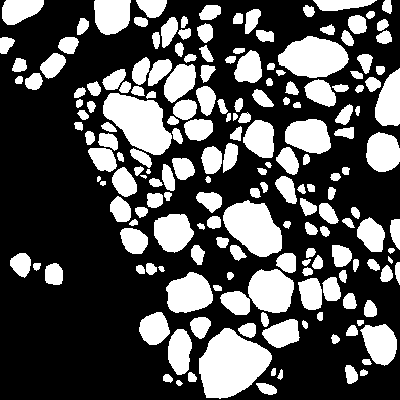
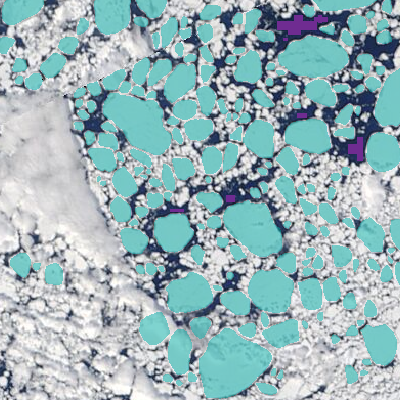
Comparing the layer stacks of the two 400px x 400px images. Changes:
hid "ice floes" (1st of 2) over [0, 0, 400, 400]
added layer "water samples" (2nd of 2) above "ice floes" over [170, 15, 363, 212]
